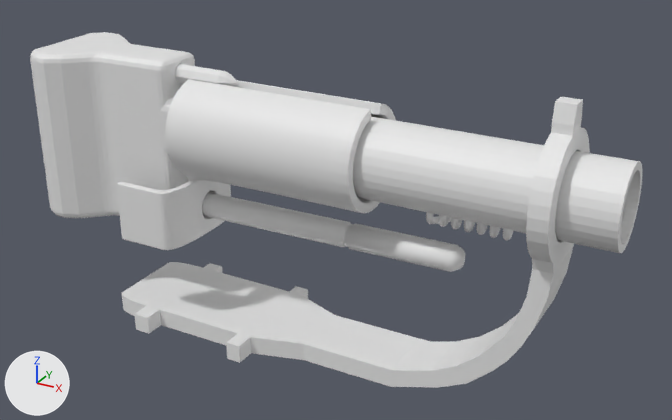
Before and after pictures for a commit that changed the Blender file 3course1semestr/VRAR/project.blend.
Rendered twice from a 50 mm lens placed at (2.27, -3.35, 2.02), pointed at (0.2, 0.41, 0.14). The lights are fixed; the arrows at lower left show +X, +Y and +Z.

Objects in the first picture: 'Cylinder', 'controlrod', 'crhandler', 'guidepin', 'lockspring', 'spanner', 'tubecover'.
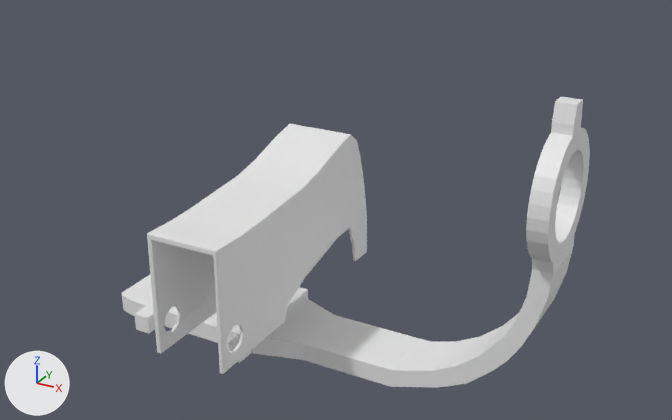
Where the newer file only moved an object's origin or applied its transform, the numbers keep the older frame.

Location of each change, (x1, y1, x2, y2) in pixels of the pictures (672 x 420 px):
'Yoke', shown: after (147, 124, 367, 374)
'tubecover', hidden: before (117, 79, 396, 250)
'Cylinder', hidden: before (353, 116, 643, 253)
'crhandler', hidden: before (30, 32, 195, 218)
'controlrod', hidden: before (202, 192, 466, 272)
'guidepin', hidden: before (175, 64, 238, 86)
'lockspring', hidden: before (426, 212, 513, 240)

What the commit changed:
Object 'tubecover' (ob_tubecover) is now hidden.
Object 'Cylinder' (ob_cylinder) is now hidden.
Object 'Yoke' (ob_yoke) is now shown.
Object 'lockspring' (ob_lockspring) is now hidden.
Object 'crhandler' (ob_crhandler) is now hidden.
Object 'controlrod' (ob_controlrod) is now hidden.
Object 'guidepin' (ob_guidepin) is now hidden.
